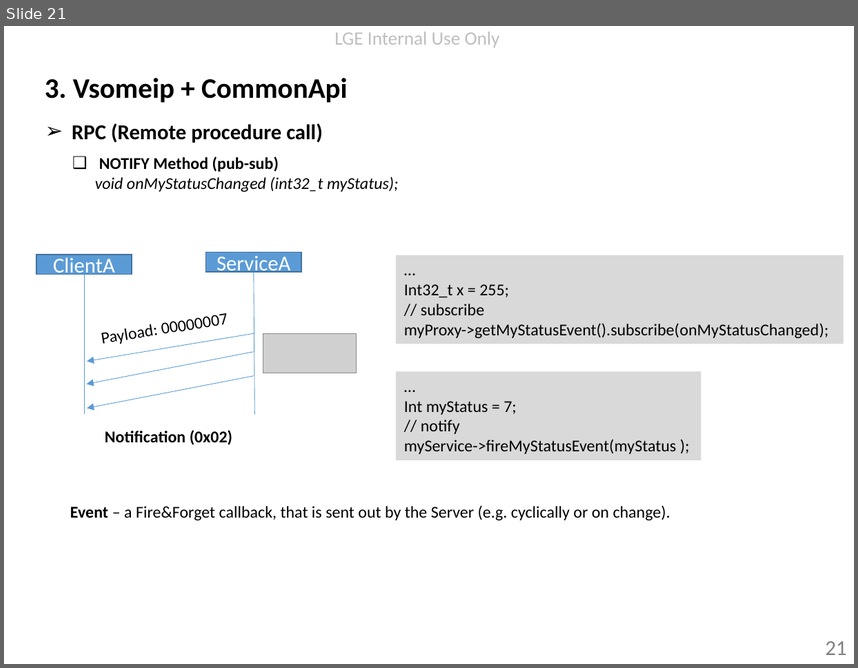
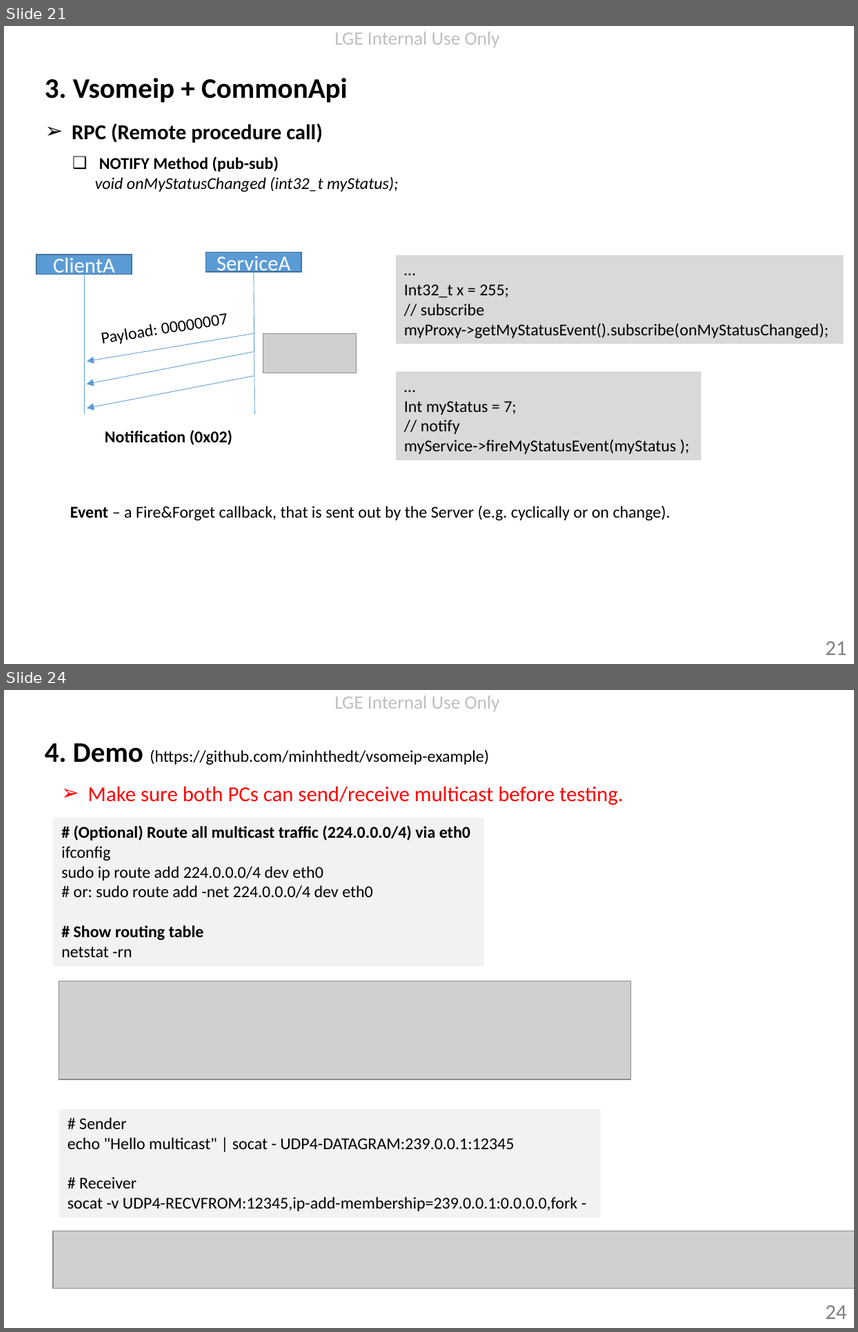
Before and after one commit to minhthedt/vsomeip-example, a slide deck: doc/Vsomeip knowledge.pptx. Shown one above the other, each under a label of ours: slide 21 before the commit, slides 21 and 24 after it; the slides between them are not shown. The pictures are 858x668 and 858x1332 pixels, drawn with LibreOffice and Linux fonts; fonts in the diff are those of the drawing; grey boxes stand for pictures; background and template pictures are left out. Boxes give left, top, right and bottom in pixels: in the first picture for what was removed or moved away, otherwise in the second. Text is boxed around its words. In the diff, an @@ line names an element or a change of style, - is before the commit and + after.

```diff
--- a/doc/Vsomeip knowledge.pptx
+++ b/doc/Vsomeip knowledge.pptx
@@ slide 24 added at bbox=[4, 690, 854, 1328], background #FFFFFF; not listed: 1 template element that a slide beside it also shows @@
@@ text added at bbox=[45, 743, 489, 765], 14 pt, text #000000 @@
+4. Demo (https://github.com/minhthedt/vsomeip-example)
@@ text added at bbox=[88, 786, 624, 805], 18 pt, text #FF0000 @@
+➢ Make sure both PCs can send/receive multicast before testing.
@@ rectangle added at bbox=[53, 818, 484, 966], fill #F2F2F2, 14 pt, text #000000 @@
+# (Optional) Route all multicast traffic (224.0.0.0/4) via eth0
+ifconfig
+sudo ip route add 224.0.0.0/4 dev eth0
+# or: sudo route add -net 224.0.0.0/4 dev eth0
+# Show routing table
+netstat -rn
@@ picture added at bbox=[59, 980, 631, 1079] @@
@@ rectangle added at bbox=[59, 1108, 601, 1217], fill #F2F2F2, 14 pt, text #000000 @@
+# Sender
+echo "Hello multicast" | socat - UDP4-DATAGRAM:239.0.0.1:12345
+# Receiver
+socat -v UDP4-RECVFROM:12345,ip-add-membership=239.0.0.1:0.0.0.0,fork -
@@ picture added at bbox=[53, 1231, 854, 1288] @@
@@ page number added at bbox=[825, 1305, 846, 1319], 18 pt, text #808080 @@
+24
```
Also in this commit, not shown: 2 slides changed, 2 other slides added, 4 other files.
